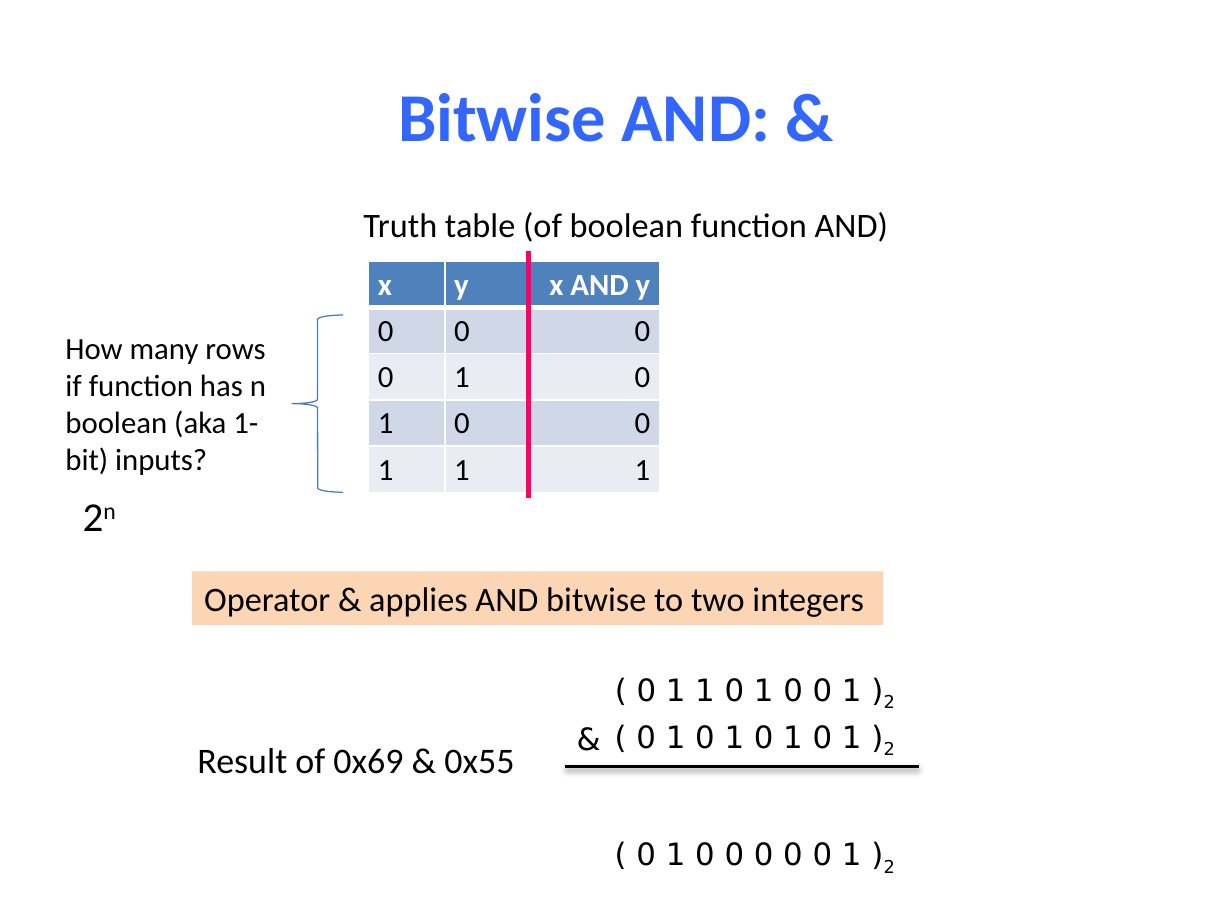
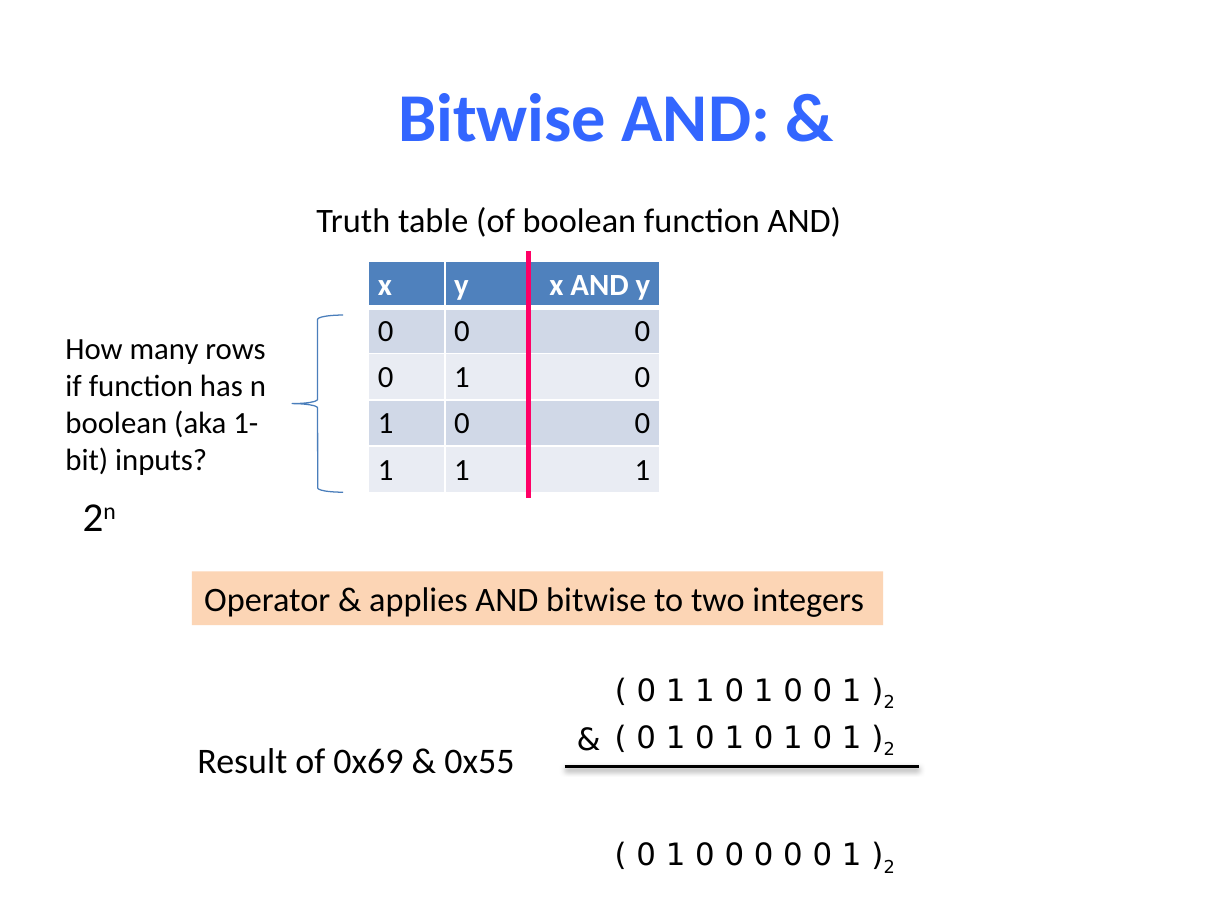
Before and after one commit to NYU-CSO/nyu-cso.github.io, a slide deck: slide 16 of notes/04-C_Basics.pptx (slide 15 before the commit). Drawn at 1232x924 pixels with LibreOffice and Linux fonts; fonts in the diff are those of the drawing. Boxes give left, top, right and bottom in pixels: in the first picture for what was removed or moved away, otherwise in the second. Text is boxed around its words. In the diff, an @@ line names an element or a change of style, - is before the commit and + after.

```diff
--- a/notes/04-C_Basics.pptx
+++ b/notes/04-C_Basics.pptx
@@ text "Truth table (of boolean function ..." moved from (x1=363, y1=212, x2=888, y2=242) to (x1=316, y1=207, x2=841, y2=237) @@
```
Also in this commit, not shown: 4 other slides changed, 3 slides added, 1 other file.
